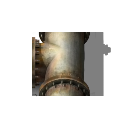
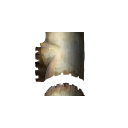
The second 128×128 image is a revision of the first. Changes to its layers:
hid "Layer 1" over [32, 32, 111, 97]
